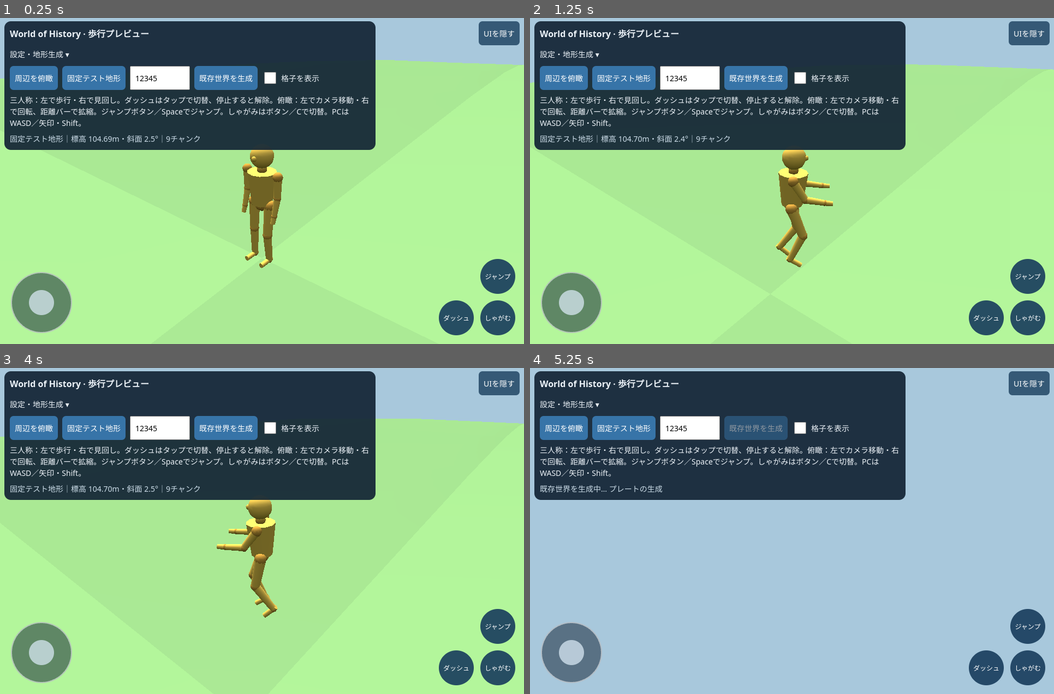
Above: before the commit, frames 1-4 (two rows, left to right).
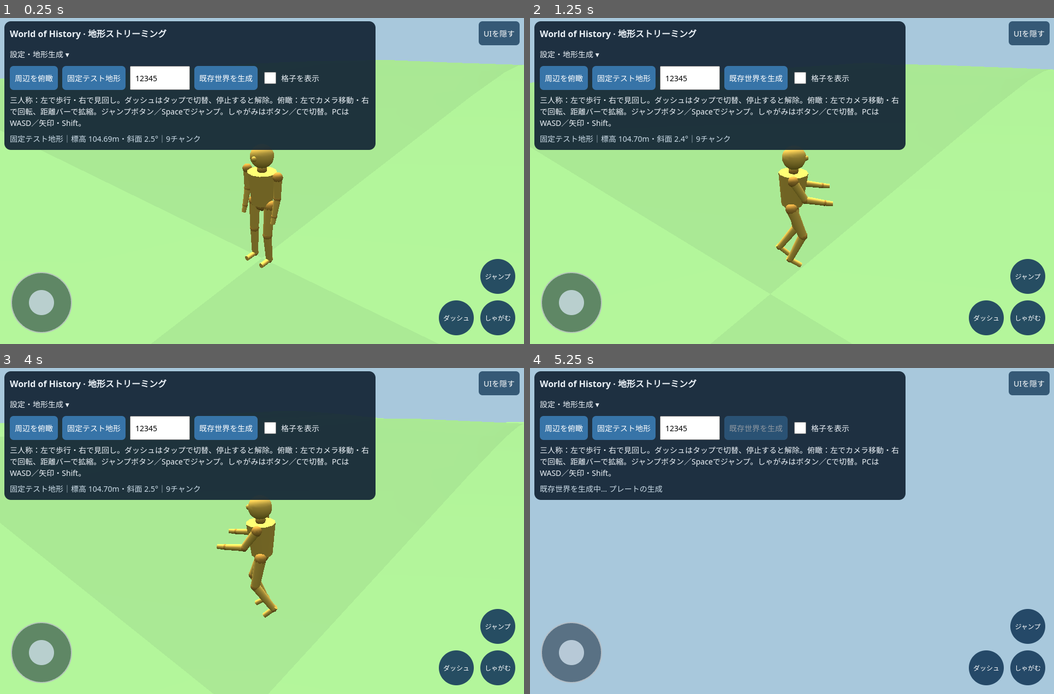
Above: after the commit, the same moments.

Repository: eitommkk1023-a11y/-history-simulation-game-restart
Game: browser game, page previews/terrain-chunks.html
Two runs of this game, one before a commit and one after it. Both use one fixed random seed, a clock stepped at 60 frames per second and the inputs below.
Inputs (mouse positions are in pixels of both pictures, inside the frame that each line leads up to):
- Up to frame 1 (0.25 s): no input
- Up to frame 2 (1.25 s): click (792, 181) at 0.27 s; hold Right from 1.03 s (still down); click (792, 213) at 1.07 s; tap Space at 1.1 s
- Up to frame 3 (4 s): release Right at 1.53 s; hold Down 1.58-1.85 s; tap Space every 0.5 s from 1.6 to 3.6 s; click (157, 498) at 1.67 s; hold Left 1.9-2.47 s; click "固定テスト地形" at 2.02 s; click (366, 482) at 2.27 s; hold Up 2.52-2.82 s; tap D at 2.52 s; click (340, 596) at 2.87 s; hold Right 2.87-3.53 s; click (131, 612) at 3.47 s; tap A at 3.52 s; hold Up 3.58-3.82 s; hold Left from 3.87 s (still down)
- Up to frame 4 (5.25 s): click (792, 465) at 4.07 s; tap Space at 4.1, 4.6, 5.1 s; release Left at 4.3 s; hold Down 4.35-4.68 s; click "既存世界を生成" at 4.52 s; tap W at 4.52 s; click (949, 547) at 4.67 s; hold Right 4.73-5.23 s

The runs differ from the first frame. In frame 1, 0.2% of the frame differs, in the area x 16-32%, y 3-7%; in frame 2, 0.2%; in frame 3, 0.2%, in the area x 0-100%, y 3-22%; in frame 4, 0.2%.

Commit message:
Stream fixed-resolution terrain chunks around the player and rebase render origin

Diff:
--- a/previews/terrain-chunks.html
+++ b/previews/terrain-chunks.html
@@ -25,7 +25,7 @@
 </style>
 <button id="uiToggle" aria-pressed="false">UIを隠す</button>
 <header>
-  <h1>World of History · 歩行プレビュー</h1>
+  <h1>World of History · 地形ストリーミング</h1>
   <details id="settings" open>
   <summary>設定・地形生成 ▾</summary>
   <div class="controls">
--- a/previews/terrain-chunks.mjs
+++ b/previews/terrain-chunks.mjs
@@ -1,4 +1,5 @@
 import {createWorldTerrain} from '../src/geography/world-terrain.mjs';
+import {createChunkWindow} from '../src/geography/chunk-window.mjs';
 import {createTerrainChunk} from '../src/geography/terrain-chunk.mjs';
 import {humanGait,solveHumanLeg} from '../src/player/human-gait.mjs';
 import {stepTerrainWalker} from '../src/player/terrain-walker.mjs';
@@ -101,7 +102,7 @@
 function resize(){renderer.setSize(innerWidth,innerHeight);camera.aspect=innerWidth/innerHeight;camera.updateProjectionMatrix();updateCamera();}
 function clearTerrain(){
   resetInput();crouched=false;crouchButton.classList.remove('active');crouchButton.setAttribute('aria-pressed','false');markerPoint=null;jumpHeight=0;jumpVelocity=0;
-  if(state)for(const {mesh}of state.entries){scene.remove(mesh);mesh.geometry.dispose();mesh.material.dispose();}
+  if(state)state.window.clear();
   state=null;marker.visible=false;
 }
 function groundAt(xM,yM){
@@ -110,6 +111,8 @@
   return null;
 }
 function placeMarker(xM,yM,render=true){
+  if(!state||xM<0||yM<0||xM>state.terrain.widthM||yM>state.terrain.heightM)return;
+  refreshChunks(xM,yM);
   const p=groundAt(xM,yM);if(!p)return;
   markerPoint={xM,yM,elevationM:p.elevationM};
   const q=state.terrain.toLocal(xM,yM,p.elevationM,state.origin);
@@ -117,13 +120,23 @@
   status.textContent=`${state.label}｜標高 ${p.elevationM.toFixed(2)}m・斜面 ${p.slopeDegrees.toFixed(1)}°｜${state.entries.length}チャンク`;
   if(render)updateCamera();
 }
+function refreshChunks(xM,yM){
+ state.window.update(xM,yM);
+ const old=state.origin;
+ if(Math.hypot(xM-old.xM,yM-old.yM)>512){
+  const origin={xM:Math.floor(xM/64)*64,yM:Math.floor(yM/64)*64,elevationM:state.terrain.sampleBase(xM,yM).baseElevationM};
+  overviewView.target.x-=origin.xM-old.xM;overviewView.target.z-=origin.yM-old.yM;overviewView.target.y-=origin.elevationM-old.elevationM;
+  state.origin=origin;
+ }
+ for(const {chunk,mesh}of state.entries){const q=state.terrain.toLocal(chunk.originM.xM,chunk.originM.yM,chunk.originM.elevationM,state.origin);mesh.position.set(q.x,q.y,q.z);}
+ scene.updateMatrixWorld(true);
+}
 function showWorld(world,point,label){
   clearTerrain();
   const terrain=createWorldTerrain(world),p=terrain.sampleBase(point.xM,point.yM);
-  const origin={...point,elevationM:p.baseElevationM},entries=[];
-  const cx=Math.floor(point.xM/64),cy=Math.floor(point.yM/64);
-  for(let ty=Math.max(0,cy-1);ty<=cy+1;ty++)for(let tx=Math.max(0,cx-1);tx<=cx+1;tx++){
-    const chunk=createTerrainChunk(terrain,{tileX:tx,tileY:ty});if(!chunk)continue;
+  const origin={...point,elevationM:p.baseElevationM};
+  const window=createChunkWindow(terrain,(tx,ty)=>{
+    const chunk=createTerrainChunk(terrain,{tileX:tx,tileY:ty});if(!chunk)return null;
     const geometry=new THREE.BufferGeometry();
     geometry.setAttribute('position',new THREE.BufferAttribute(chunk.positions,3));
     geometry.setAttribute('normal',new THREE.BufferAttribute(chunk.normals,3));
@@ -131,15 +144,17 @@
     const material=new THREE.MeshLambertMaterial({color:((tx+ty)%2)?0x789c5f:0x72945b,
       wireframe:document.getElementById('wire').checked});
     const mesh=new THREE.Mesh(geometry,material),o=terrain.toLocal(chunk.originM.xM,chunk.originM.yM,chunk.originM.elevationM,origin);
-    mesh.position.set(o.x,o.y,o.z);scene.add(mesh);entries.push({chunk,mesh});
-  }
-  state={terrain,origin,entries,label};if(overview){overviewView.target.set(0,1.2,0);}scene.updateMatrixWorld(true);placeMarker(point.xM,point.yM);
+    mesh.position.set(o.x,o.y,o.z);scene.add(mesh);return {chunk,mesh};
+  },({mesh})=>{scene.remove(mesh);mesh.geometry.dispose();mesh.material.dispose();});
+  state={terrain,origin,window,get entries(){return window.entries;},label};
+  if(overview)overviewView.target.set(0,1.2,0);
+  placeMarker(point.xM,point.yM);
   if(matchMedia('(orientation: landscape) and (max-height: 500px)').matches)document.getElementById('settings').open=false;
 }
 function cancelGeneration(){requestId++;if(worker){worker.terminate();worker=null;}generateButton.disabled=false;}
 function showFixture(){
   cancelGeneration();
-  const width=17,height=17,n=width*height;
+  const width=129,height=129,n=width*height;
   const world={stats:{width,height},geology:{kmPerBlock:.016},elev:new Float32Array(n),
     type:new Uint8Array(n).fill(1),water:new Uint8Array(n),biome:new Uint8Array(n).fill(4)};
   for(let y=0;y<height;y++)for(let x=0;x<width;x++)world.elev[y*width+x]=100+x*.4+y*.2+2*Math.sin(x*.7)*Math.cos(y*.6);
--- /dev/null
+++ b/src/geography/chunk-window.mjs
@@ -0,0 +1,14 @@
+/** Render cache only. The world's geography arrays are never owned or freed here. */
+export function createChunkWindow(terrain,create,release){
+ const cache=new Map();let center='';
+ return {get entries(){return [...cache.values()];},
+ update(xM,yM){
+  const cx=Math.floor(xM/64),cy=Math.floor(yM/64),key=cx+','+cy;if(key===center)return;center=key;
+  const wanted=new Set();
+  // Center first, then adjacent tiles: at least one tile of lookahead in every direction.
+  const addresses=[];for(let y=Math.max(0,cy-1);y<=cy+1;y++)for(let x=Math.max(0,cx-1);x<=cx+1;x++)if(x*64<terrain.widthM&&y*64<terrain.heightM)addresses.push([x,y]);
+  addresses.sort((a,b)=>Math.hypot(a[0]-cx,a[1]-cy)-Math.hypot(b[0]-cx,b[1]-cy));
+  for(const [x,y]of addresses){const id=x+','+y;wanted.add(id);if(!cache.has(id))cache.set(id,create(x,y));}
+  for(const [id,entry]of cache)if(!wanted.has(id)){release(entry);cache.delete(id);}
+ },clear(){for(const entry of cache.values())release(entry);cache.clear();center='';}};
+}
--- /dev/null
+++ b/tests/chunk-streaming.browser.cjs
@@ -0,0 +1,4 @@
+const {chromium}=require('playwright'),fs=require('fs'),assert=require('node:assert/strict');
+(async()=>{const b=await chromium.launch({executablePath:'/usr/bin/chromium',args:['--no-sandbox','--enable-unsafe-swiftshader']});try{const p=await b.newPage({viewport:{width:844,height:390}}),errors=[];p.on('pageerror',e=>errors.push(e.message));await p.route('http://woh.test/stream',r=>r.fulfill({contentType:'text/html',body:fs.readFileSync('exports/World-of-History.html','utf8')}));await p.goto('http://woh.test/stream');await p.waitForFunction(()=>__chunkPreview?.state);await p.locator('#uiToggle').click();
+await p.evaluate(()=>__chunkPreview.placeMarker(191.8,128));await p.keyboard.down('d');await p.waitForTimeout(500);await p.keyboard.up('d');assert.ok(await p.evaluate(()=>__chunkPreview.markerPoint.xM>192),'walks across a tile boundary');
+const report=await p.evaluate(()=>{const v=__chunkPreview,original=v.groundAt(128,128).elevationM;let disposed=0;for(const e of v.state.entries)e.mesh.geometry.addEventListener('dispose',()=>disposed++);for(let x=256;x<=1536;x+=64){v.placeMarker(x,128);if(v.state.entries.length>9)throw Error('unbounded cache');if(!v.groundAt(x,128))throw Error('missing floor');}const origin=v.state.origin.xM;if(origin<512)throw Error('no origin rebasing');v.placeMarker(128,128);return {disposed,origin,restored:v.groundAt(128,128).elevationM===original,chunks:v.state.entries.length};});assert.ok(report.disposed>0);assert.equal(report.restored,true);assert.deepEqual(errors,[]);console.log(JSON.stringify(report));await p.screenshot({path:'/tmp/woh-review/streaming-v11.png'});}finally{await b.close();}})().catch(e=>{console.error(e);process.exitCode=1;});
--- /dev/null
+++ b/tests/chunk-window.test.mjs
@@ -0,0 +1,7 @@
+import test from 'node:test';import assert from 'node:assert/strict';import {createChunkWindow} from '../src/geography/chunk-window.mjs';
+test('keeps shared chunks, releases departed entries and bounds cache size',()=>{
+ const freed=[];let made=0;const w=createChunkWindow({widthM:2048,heightM:2048},(x,y)=>({x,y,id:++made}),e=>freed.push(e));
+ w.update(128,128);assert.equal(w.entries.length,9);const shared=w.entries.find(e=>e.x===2&&e.y===2);w.update(193,128);assert.equal(w.entries.length,9);assert.ok(w.entries.includes(shared));assert.equal(freed.length,3);assert.equal(made,12);w.update(194,128);assert.equal(made,12);
+ for(let x=256;x<1800;x+=64){w.update(x,128);assert.equal(w.entries.length,9);}w.clear();assert.equal(w.entries.length,0);assert.equal(freed.length,made);
+});
+test('clips the cache at true world boundaries',()=>{const w=createChunkWindow({widthM:128,heightM:128},(x,y)=>({x,y}),()=>{});w.update(0,0);assert.equal(w.entries.length,4);assert.ok(w.entries.every(e=>e.x<2&&e.y<2));});
--- a/tools/build-terrain-preview.mjs
+++ b/tools/build-terrain-preview.mjs
@@ -16,7 +16,7 @@
   const match=original.match(new RegExp('<script id="'+id+'"[^>]*>([\\s\\S]*?)<\\/script>'));
   if(!match)throw new Error('Missing '+id);return match[1];
 }).join('\n');
-const sources=await Promise.all(['src/geography/world-terrain.mjs','src/geography/terrain-chunk.mjs','src/player/terrain-walker.mjs','src/player/human-gait.mjs','previews/terrain-chunks.mjs'].map(read));
+const sources=await Promise.all(['src/geography/world-terrain.mjs','src/geography/terrain-chunk.mjs','src/geography/chunk-window.mjs','src/player/terrain-walker.mjs','src/player/human-gait.mjs','previews/terrain-chunks.mjs'].map(read));
 const app=sources.map(s=>s.replace(/^import .*;\r?\n/gm,'').replace(/^export /gm,'')).join('\n');
 if(/<\/script/i.test(app))throw new Error('Unsafe application embedding');
 let html=await read('previews/terrain-chunks.html');
Not shown, changed: docs/walking-preview.md
